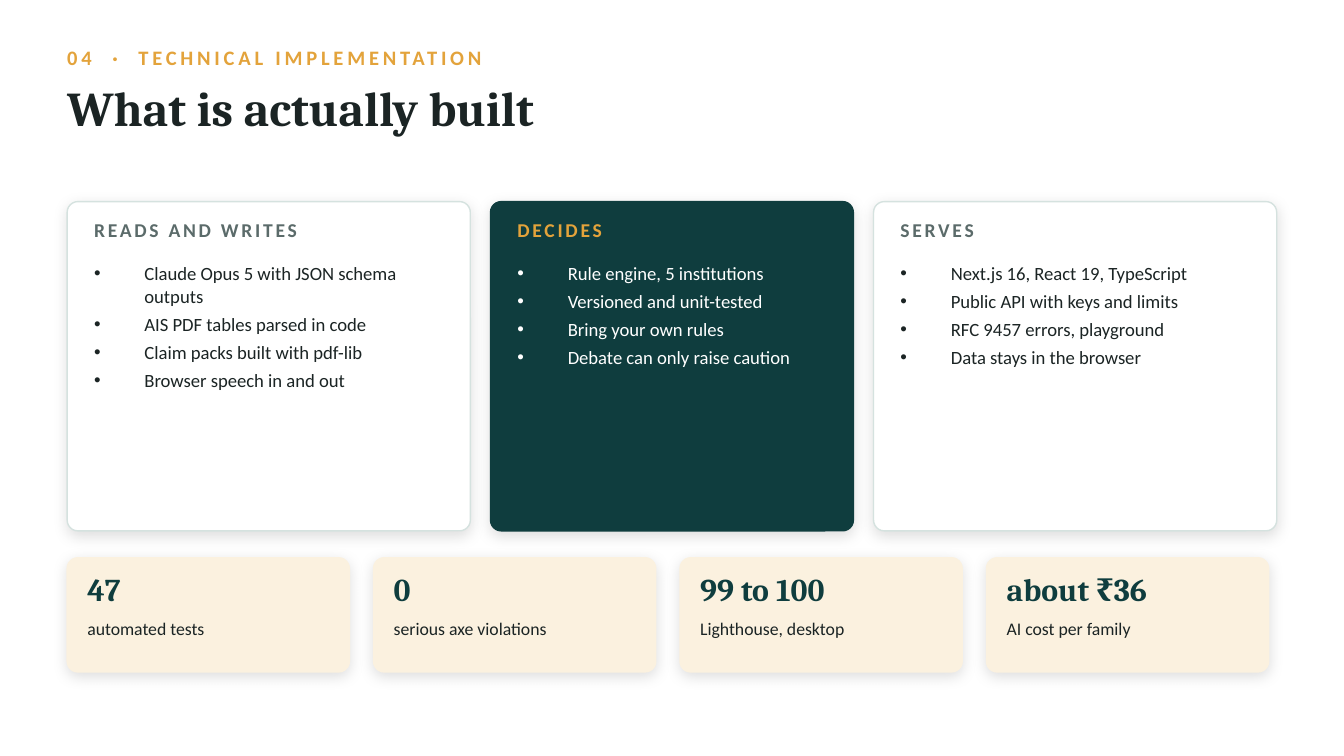
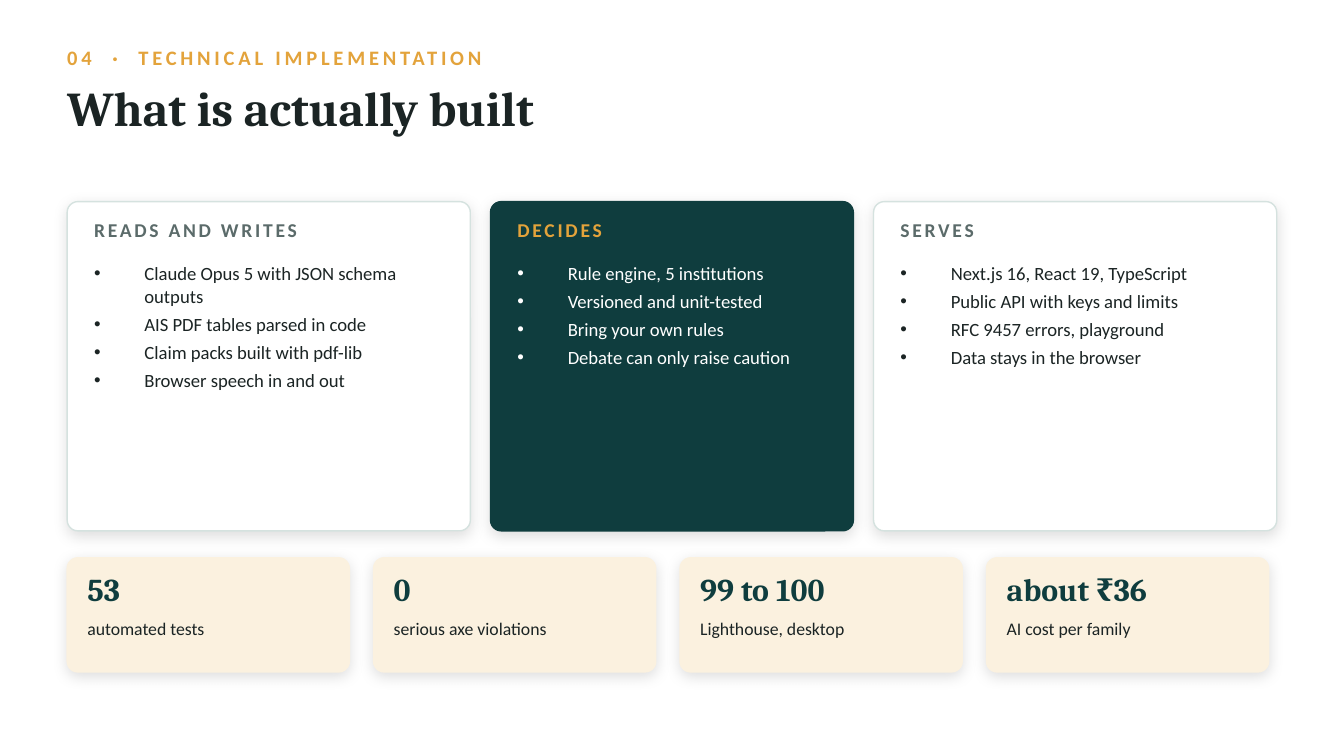
Before and after one commit to usv240/virasat, a slide deck: slide 6 of public/docs/Virasat-Team-USV-Deck.pptx. Drawn at 1344x756 pixels with LibreOffice and Linux fonts; fonts in the diff are those of the drawing. Boxes give left, top, right and bottom in pixels: in the first picture for what was removed or moved away, otherwise in the second. Text is boxed around its words. In the diff, an @@ line names an element or a change of style, - is before the commit and + after.

```diff
--- a/public/docs/Virasat-Team-USV-Deck.pptx
+++ b/public/docs/Virasat-Team-USV-Deck.pptx
@@ text at box(87, 579, 120, 602): text changed @@
-47
+53
```
Also in this commit, not shown: 5 other slides changed, 22 other files.
